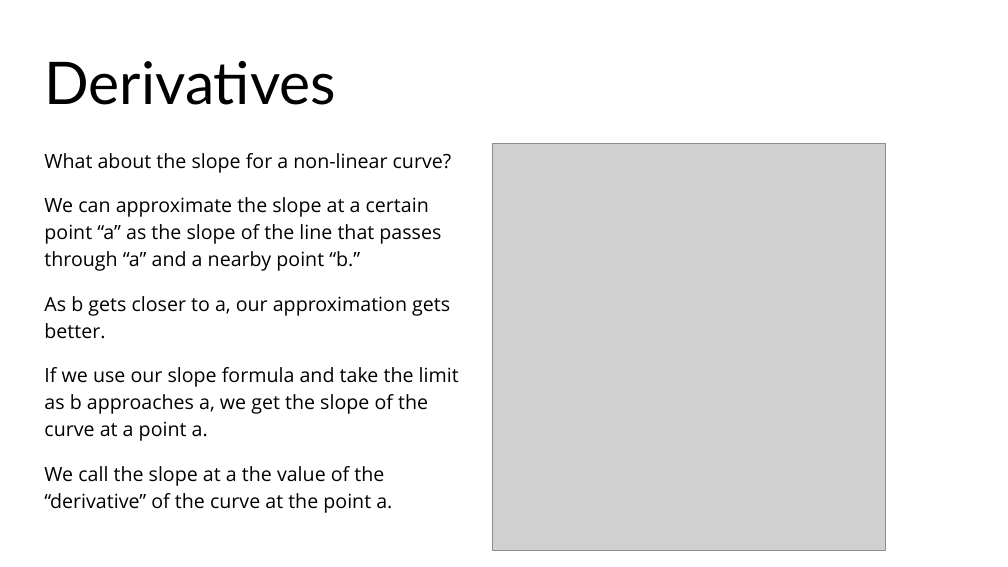
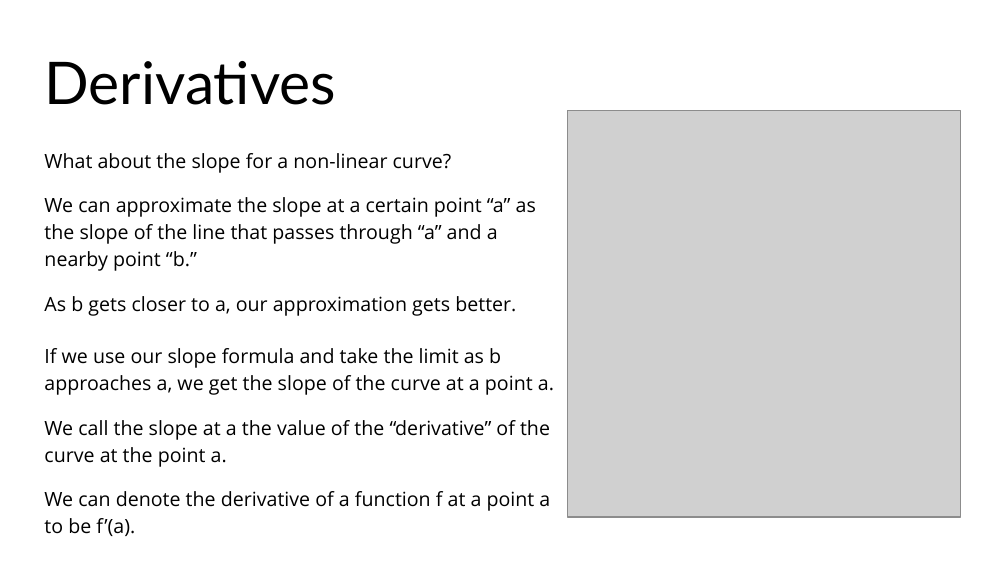
Before and after one commit to Sparks29032/Applied-Math-Website, a slide deck: slide 5 of docs/resources/slides/Survey of Calculus.pptx. Drawn at 1008x567 pixels with LibreOffice and Linux fonts; fonts in the diff are those of the drawing; grey boxes stand for pictures. Boxes give left, top, right and bottom in pixels: in the first picture for what was removed or moved away, otherwise in the second. Text is boxed around its words. In the diff, an @@ line names an element or a change of style, - is before the commit and + after.

```diff
--- a/docs/resources/slides/Survey of Calculus.pptx
+++ b/docs/resources/slides/Survey of Calculus.pptx
@@ picture moved from (x1=492, y1=143, x2=885, y2=550) to (x1=568, y1=110, x2=961, y2=517) @@
@@ text "We can approximate the slope ..." rewrapped from (x1=44, y1=197, x2=441, y2=271) to (x1=44, y1=197, x2=536, y2=271) @@
@@ text "As b gets closer to ..." rewrapped from (x1=44, y1=296, x2=450, y2=339) to (x1=44, y1=296, x2=516, y2=316) @@
@@ text "If we use our slope ..." rewrapped from (x1=44, y1=367, x2=459, y2=441) to (x1=44, y1=348, x2=554, y2=395) @@
@@ text "We call the slope at ..." rewrapped from (x1=44, y1=466, x2=392, y2=513) to (x1=44, y1=420, x2=550, y2=467) @@
@@ text added at (x1=44, y1=491, x2=550, y2=536), 14 pt, text #000000 @@
+We can denote the derivative of a function f at a point a to be f’(a).
```
Also in this commit, not shown: 1 other slide changed, 7 slides added, 6 slides removed, 2 other files.
